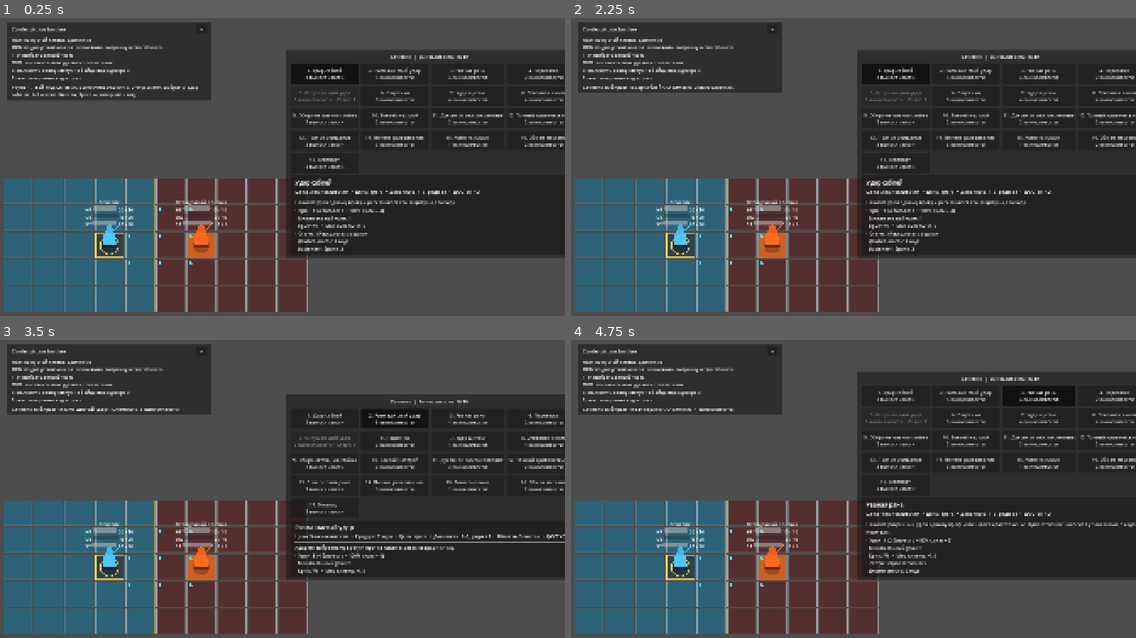
Above: before the commit, frames 1-4 (two rows, left to right).
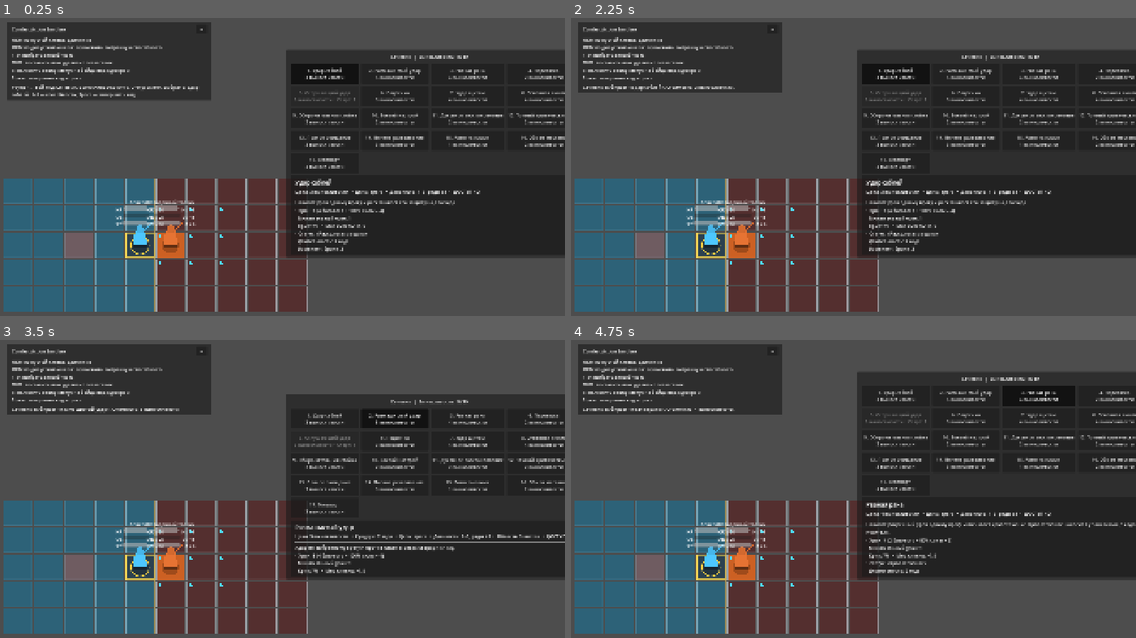
Above: after the commit, the same moments.

Repository: DanilNikolin/kleynod-steppe-frontier
Game: Godot game, scene res://scenes/debug/battle_grid_sandbox.tscn
Same seed, same stepped clock (60 frames per second), same inputs: the game is played once before the commit and once after it. The project has no main scene, so this scene is started directly.
Inputs:
- Up to frame 1 (0.25 s): no input
- Up to frame 2 (2.25 s): click "−" at 0.5 s; click "+" at 1.25 s; click "1. Удар саблей 3 выносливости" at 2 s
- Up to frame 3 (3.5 s): click "2. Размашистый удар 5 выносли…" at 2.75 s
- Up to frame 4 (4.75 s): click "1. Удар саблей 3 выносливости" at 3.5 s; click "3. Рваная рана 4 выносливости" at 4.25 s

The runs differ from the first frame. In frame 1, 3.4% of the frame differs, in the area x 11-41%, y 60-83%; in frame 2, 3.4%; in frame 3, 3.4%; in frame 4, 3.4%.

Commit message:
test(debug): validate utility AI forced movement surface interaction

Diff:
--- /dev/null
+++ b/content/combatants/debug/debug_steppe_basher.tres
@@ -0,0 +1,20 @@
+[gd_resource type="Resource" script_class="CombatantDefinition" format=3 uid="uid://bkxbmlhjkbrha"]
+
+[ext_resource type="Script" uid="uid://djbs8im0vo51" path="res://core/battle/combatants/combatant_definition.gd" id="1_definition"]
+[ext_resource type="PackedScene" uid="uid://frc3c1tiqsau" path="res://presentation/battle/combatants/placeholder_combatant_visual.tscn" id="2_visual"]
+[ext_resource type="Resource" path="res://content/loadouts/debug/debug_steppe_basher_loadout.tres" id="3_loadout"]
+
+[resource]
+script = ExtResource("1_definition")
+definition_id = &"combatant_debug_steppe_basher"
+display_name = "Отладочный толкач"
+description = "Временный враг для smoke test forced movement into surface."
+default_loadout = ExtResource("3_loadout")
+base_strength = 4
+max_health = 14
+base_armor = 2
+max_stamina = 6
+stamina_regeneration = 3
+base_initiative = 3
+visual_scene = ExtResource("2_visual")
+visual_tint = Color(0.9, 0.45, 0.2, 1)
--- a/content/combatants/debug/debug_steppe_cleanser.tres
+++ b/content/combatants/debug/debug_steppe_cleanser.tres
@@ -1,4 +1,4 @@
-[gd_resource type="Resource" script_class="CombatantDefinition" format=3]
+[gd_resource type="Resource" script_class="CombatantDefinition" format=3 uid="uid://cgpt2s0kqdgv"]
 
 [ext_resource type="Script" uid="uid://djbs8im0vo51" path="res://core/battle/combatants/combatant_definition.gd" id="1_definition"]
 [ext_resource type="PackedScene" uid="uid://frc3c1tiqsau" path="res://presentation/battle/combatants/placeholder_combatant_visual.tscn" id="2_visual"]
@@ -11,10 +11,7 @@
 description = "Временный саппорт для проверки Utility AI cleanse scoring."
 default_loadout = ExtResource("3_loadout")
 base_strength = 0
-base_agility = 1
 base_spirit = 3
-max_health = 10
-base_armor = 0
 max_stamina = 6
 stamina_regeneration = 3
 base_initiative = 2
--- a/content/combatants/debug/debug_steppe_disabler.tres
+++ b/content/combatants/debug/debug_steppe_disabler.tres
@@ -1,4 +1,4 @@
-[gd_resource type="Resource" script_class="CombatantDefinition" format=3]
+[gd_resource type="Resource" script_class="CombatantDefinition" format=3 uid="uid://cfb04521ogbm8"]
 
 [ext_resource type="Script" uid="uid://djbs8im0vo51" path="res://core/battle/combatants/combatant_definition.gd" id="1_definition"]
 [ext_resource type="PackedScene" uid="uid://frc3c1tiqsau" path="res://presentation/battle/combatants/placeholder_combatant_visual.tscn" id="2_visual"]
@@ -12,7 +12,6 @@
 default_loadout = ExtResource("3_loadout")
 base_strength = 2
 base_agility = 3
-base_spirit = 1
 max_health = 12
 base_armor = 1
 max_stamina = 6
--- a/content/combatants/debug/debug_steppe_guarder.tres
+++ b/content/combatants/debug/debug_steppe_guarder.tres
@@ -1,4 +1,4 @@
-[gd_resource type="Resource" script_class="CombatantDefinition" format=3]
+[gd_resource type="Resource" script_class="CombatantDefinition" format=3 uid="uid://c13i1scxsm0t7"]
 
 [ext_resource type="Script" uid="uid://djbs8im0vo51" path="res://core/battle/combatants/combatant_definition.gd" id="1_definition"]
 [ext_resource type="PackedScene" uid="uid://frc3c1tiqsau" path="res://presentation/battle/combatants/placeholder_combatant_visual.tscn" id="2_visual"]
@@ -10,9 +10,6 @@
 display_name = "Отладочный щитоносец"
 description = "Временный саппорт для проверки Utility AI guard scoring."
 default_loadout = ExtResource("3_loadout")
-base_strength = 1
-base_agility = 1
-base_spirit = 1
 max_health = 14
 base_armor = 1
 max_stamina = 6
--- a/content/combatants/debug/debug_steppe_healer.tres
+++ b/content/combatants/debug/debug_steppe_healer.tres
@@ -1,4 +1,4 @@
-[gd_resource type="Resource" script_class="CombatantDefinition" format=3]
+[gd_resource type="Resource" script_class="CombatantDefinition" format=3 uid="uid://bjmdt3qa7grha"]
 
 [ext_resource type="Script" uid="uid://djbs8im0vo51" path="res://core/battle/combatants/combatant_definition.gd" id="1_definition"]
 [ext_resource type="PackedScene" uid="uid://frc3c1tiqsau" path="res://presentation/battle/combatants/placeholder_combatant_visual.tscn" id="2_visual"]
@@ -11,10 +11,7 @@
 description = "Временный саппорт для проверки Utility AI heal scoring."
 default_loadout = ExtResource("3_loadout")
 base_strength = 0
-base_agility = 1
 base_spirit = 4
-max_health = 10
-base_armor = 0
 max_stamina = 6
 stamina_regeneration = 3
 base_initiative = 2
--- a/content/combatants/debug/debug_steppe_pyromancer.tres
+++ b/content/combatants/debug/debug_steppe_pyromancer.tres
@@ -1,4 +1,4 @@
-[gd_resource type="Resource" script_class="CombatantDefinition" format=3]
+[gd_resource type="Resource" script_class="CombatantDefinition" format=3 uid="uid://dn2vxovce3iim"]
 
 [ext_resource type="Script" uid="uid://djbs8im0vo51" path="res://core/battle/combatants/combatant_definition.gd" id="1_definition"]
 [ext_resource type="PackedScene" uid="uid://frc3c1tiqsau" path="res://presentation/battle/combatants/placeholder_combatant_visual.tscn" id="2_visual"]
@@ -11,10 +11,7 @@
 description = "Временный враг для проверки Utility AI place surface scoring."
 default_loadout = ExtResource("3_loadout")
 base_strength = 0
-base_agility = 1
 base_spirit = 3
-max_health = 10
-base_armor = 0
 max_stamina = 6
 stamina_regeneration = 3
 base_initiative = 3
--- a/content/encounters/debug/debug_skirmish_2v2.tres
+++ b/content/encounters/debug/debug_skirmish_2v2.tres
@@ -3,22 +3,31 @@
 [ext_resource type="Script" uid="uid://btrmmugs1t8yq" path="res://core/battle/encounters/battle_encounter_definition.gd" id="1_encounter"]
 [ext_resource type="Script" uid="uid://blbixnlpyjeaf" path="res://core/battle/encounters/combatant_spawn_definition.gd" id="2_spawn"]
 [ext_resource type="Resource" uid="uid://b3fmtemw5g732" path="res://scenes/debug_sechevik.tres" id="3_player"]
-[ext_resource type="Resource" path="res://content/combatants/debug/debug_steppe_pyromancer.tres" id="4_pyromancer"]
+[ext_resource type="Resource" path="res://content/combatants/debug/debug_steppe_basher.tres" id="4_basher"]
 [ext_resource type="Script" uid="uid://2apyueuevyjk" path="res://core/battle/sides/battle_side_rules.gd" id="5_side_rules"]
+[ext_resource type="Script" uid="uid://cmu30nbvdwynk" path="res://core/battle/encounters/battle_surface_spawn_definition.gd" id="6_surface_spawn"]
+[ext_resource type="Resource" uid="uid://xitja7w5iofn" path="res://content/surfaces/debug/debug_fire_surface.tres" id="7_fire_surface"]
 
 [sub_resource type="Resource" id="Resource_player_1"]
 script = ExtResource("2_spawn")
 instance_id = &"player_1"
 combatant_definition = ExtResource("3_player")
 team_id = &"team_player"
-coordinate = Vector2i(3, 2)
+coordinate = Vector2i(4, 2)
 
-[sub_resource type="Resource" id="Resource_enemy_pyromancer"]
+[sub_resource type="Resource" id="Resource_enemy_basher"]
 script = ExtResource("2_spawn")
-instance_id = &"enemy_pyromancer"
-combatant_definition = ExtResource("4_pyromancer")
+instance_id = &"enemy_basher"
+combatant_definition = ExtResource("4_basher")
 team_id = &"team_enemy"
-coordinate = Vector2i(6, 2)
+coordinate = Vector2i(5, 2)
+
+[sub_resource type="Resource" id="Resource_fire_left_of_player"]
+script = ExtResource("6_surface_spawn")
+surface_definition = ExtResource("7_fire_surface")
+coordinate = Vector2i(2, 2)
+source_instance_id = &"enemy_basher"
+source_team_id = &"team_enemy"
 
 [sub_resource type="Resource" id="Resource_side_rules"]
 script = ExtResource("5_side_rules")
@@ -26,7 +35,8 @@
 [resource]
 script = ExtResource("1_encounter")
 encounter_id = &"debug_skirmish_2v2"
-display_name = "Отладка Utility AI place surface"
-description = "Проверка place surface scoring: огневик должен поставить пламя под игрока."
+display_name = "Отладка Utility AI forced movement"
+description = "Smoke test: толкач должен ударить щитом и вытолкнуть игрока в стартовое пламя."
 side_rules = SubResource("Resource_side_rules")
-combatant_spawns = Array[ExtResource("2_spawn")]([SubResource("Resource_player_1"), SubResource("Resource_enemy_pyromancer")])
+combatant_spawns = Array[ExtResource("2_spawn")]([SubResource("Resource_player_1"), SubResource("Resource_enemy_basher")])
+surface_spawns = Array[ExtResource("6_surface_spawn")]([SubResource("Resource_fire_left_of_player")])
--- /dev/null
+++ b/content/loadouts/debug/debug_steppe_basher_loadout.tres
@@ -0,0 +1,12 @@
+[gd_resource type="Resource" script_class="CombatantLoadoutDefinition" format=3 uid="uid://b4iuj5us67myp"]
+
+[ext_resource type="Script" uid="uid://bis4duqvyinf4" path="res://core/battle/loadouts/combatant_loadout_definition.gd" id="1_loadout"]
+[ext_resource type="Script" uid="uid://dkivlbn8e06qo" path="res://core/battle/abilities/ability_definition.gd" id="2_ability"]
+[ext_resource type="Resource" uid="uid://ctwbkmrr7q72" path="res://content/abilities/debug/debug_shield_bash.tres" id="3_bash"]
+
+[resource]
+script = ExtResource("1_loadout")
+loadout_id = &"loadout_debug_steppe_basher"
+display_name = "Отладочный толкач"
+default_ability_id = &"ability_shield_bash"
+abilities = Array[ExtResource("2_ability")]([ExtResource("3_bash")])
--- a/content/loadouts/debug/debug_steppe_cleanser_loadout.tres
+++ b/content/loadouts/debug/debug_steppe_cleanser_loadout.tres
@@ -1,4 +1,4 @@
-[gd_resource type="Resource" script_class="CombatantLoadoutDefinition" format=3]
+[gd_resource type="Resource" script_class="CombatantLoadoutDefinition" format=3 uid="uid://c22ofmn7kvvux"]
 
 [ext_resource type="Script" uid="uid://bis4duqvyinf4" path="res://core/battle/loadouts/combatant_loadout_definition.gd" id="1_loadout"]
 [ext_resource type="Script" uid="uid://dkivlbn8e06qo" path="res://core/battle/abilities/ability_definition.gd" id="2_ability"]
--- a/content/loadouts/debug/debug_steppe_disabler_loadout.tres
+++ b/content/loadouts/debug/debug_steppe_disabler_loadout.tres
@@ -1,4 +1,4 @@
-[gd_resource type="Resource" script_class="CombatantLoadoutDefinition" format=3]
+[gd_resource type="Resource" script_class="CombatantLoadoutDefinition" format=3 uid="uid://c0rax32gy0072"]
 
 [ext_resource type="Script" uid="uid://bis4duqvyinf4" path="res://core/battle/loadouts/combatant_loadout_definition.gd" id="1_loadout"]
 [ext_resource type="Script" uid="uid://dkivlbn8e06qo" path="res://core/battle/abilities/ability_definition.gd" id="2_ability"]
--- a/content/loadouts/debug/debug_steppe_guarder_loadout.tres
+++ b/content/loadouts/debug/debug_steppe_guarder_loadout.tres
@@ -1,4 +1,4 @@
-[gd_resource type="Resource" script_class="CombatantLoadoutDefinition" format=3]
+[gd_resource type="Resource" script_class="CombatantLoadoutDefinition" format=3 uid="uid://b4g156nddu45g"]
 
 [ext_resource type="Script" uid="uid://bis4duqvyinf4" path="res://core/battle/loadouts/combatant_loadout_definition.gd" id="1_loadout"]
 [ext_resource type="Script" uid="uid://dkivlbn8e06qo" path="res://core/battle/abilities/ability_definition.gd" id="2_ability"]
--- a/content/loadouts/debug/debug_steppe_healer_loadout.tres
+++ b/content/loadouts/debug/debug_steppe_healer_loadout.tres
@@ -1,4 +1,4 @@
-[gd_resource type="Resource" script_class="CombatantLoadoutDefinition" format=3]
+[gd_resource type="Resource" script_class="CombatantLoadoutDefinition" format=3 uid="uid://ctmi75kkc4n13"]
 
 [ext_resource type="Script" uid="uid://bis4duqvyinf4" path="res://core/battle/loadouts/combatant_loadout_definition.gd" id="1_loadout"]
 [ext_resource type="Script" uid="uid://dkivlbn8e06qo" path="res://core/battle/abilities/ability_definition.gd" id="2_ability"]
--- a/content/loadouts/debug/debug_steppe_pyromancer_loadout.tres
+++ b/content/loadouts/debug/debug_steppe_pyromancer_loadout.tres
@@ -1,4 +1,4 @@
-[gd_resource type="Resource" script_class="CombatantLoadoutDefinition" format=3]
+[gd_resource type="Resource" script_class="CombatantLoadoutDefinition" format=3 uid="uid://fcgrlomx6c03"]
 
 [ext_resource type="Script" uid="uid://bis4duqvyinf4" path="res://core/battle/loadouts/combatant_loadout_definition.gd" id="1_loadout"]
 [ext_resource type="Script" uid="uid://dkivlbn8e06qo" path="res://core/battle/abilities/ability_definition.gd" id="2_ability"]
--- a/core/battle/actions/battle_effect_result.gd
+++ b/core/battle/actions/battle_effect_result.gd
@@ -160,3 +160,8 @@
 ## Участники relocation, погибшие от поверхностей
 ## после появления на новых клетках.
 var relocation_defeated_ids: Array[StringName] = []
+
+## Surface triggers, которые произошли внутри эффекта.
+## Например, ForcedMovementEffect толкнул цель в огонь,
+## и поверхность сработала при входе.
+var surface_trigger_results: Array[BattleSurfaceTriggerResult] = []
--- a/core/battle/effects/effect_resolver.gd
+++ b/core/battle/effects/effect_resolver.gd
@@ -898,11 +898,14 @@
 
 		return result
 
+	var surface_trigger_results: Array[BattleSurfaceTriggerResult] = []
+
 	var surface_step_callback := Callable(
 		self,
 		"_on_forced_movement_surface_step"
 	).bind(
-		session
+		session,
+		surface_trigger_results
 	)
 
 	var committed := (
@@ -956,13 +959,18 @@
 		not target.is_alive
 	)
 
+	result.surface_trigger_results = (
+		surface_trigger_results.duplicate()
+	)
+
 	result.is_successful = true
 	return result
 
 func _on_forced_movement_surface_step(
 	target: CombatantState,
 	_coordinate: Vector2i,
-	session: BattleSession
+	session: BattleSession,
+	surface_trigger_results: Array[BattleSurfaceTriggerResult]
 ) -> bool:
 	if (
 		session == null
@@ -986,6 +994,12 @@
 		)
 	)
 
+	for trigger_result in trigger_results:
+		if trigger_result != null:
+			surface_trigger_results.append(
+				trigger_result
+			)
+
 	if not target.is_alive:
 		return false
 
--- a/core/battle/simulation/battle_action_simulation_result.gd
+++ b/core/battle/simulation/battle_action_simulation_result.gd
@@ -134,9 +134,25 @@
 		for effect_result in (
 			action_result.effect_results
 		):
-			if effect_result != null:
-				result.append(
-					effect_result
-				)
+			if effect_result == null:
+				continue
+
+			result.append(
+				effect_result
+			)
+
+			for trigger_result in (
+				effect_result.surface_trigger_results
+			):
+				if trigger_result == null:
+					continue
+
+				for trigger_effect_result in (
+					trigger_result.effect_results
+				):
+					if trigger_effect_result != null:
+						result.append(
+							trigger_effect_result
+						)
 
 	return result
Not shown, added: godot_focused_context.md
